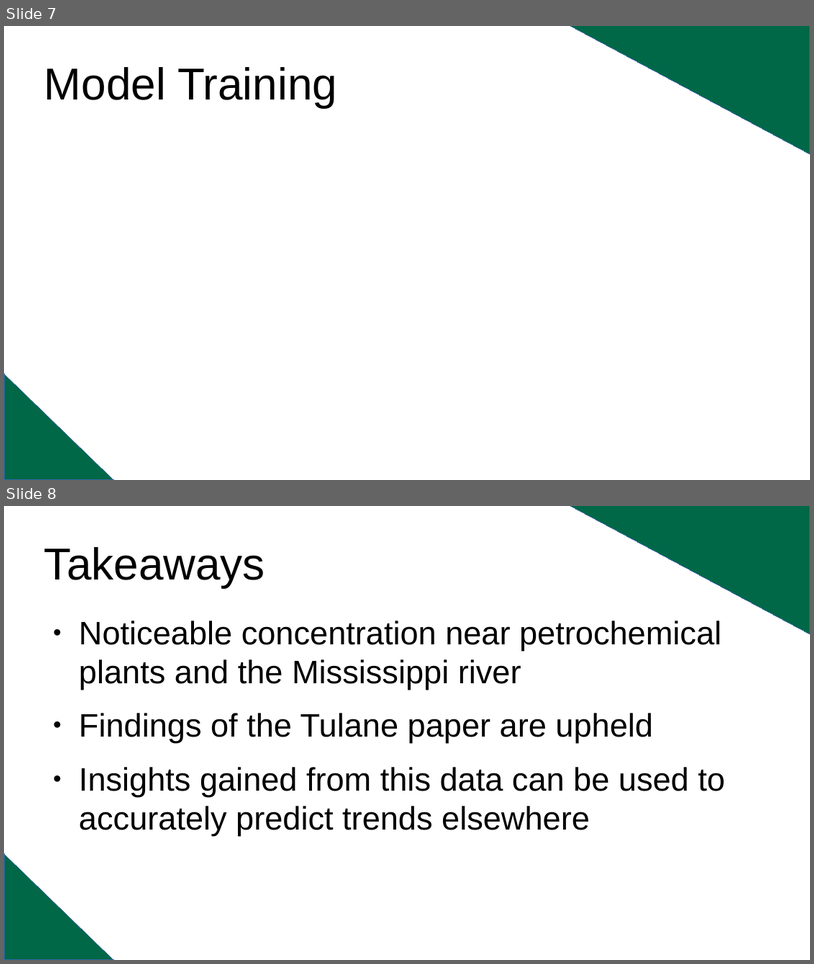
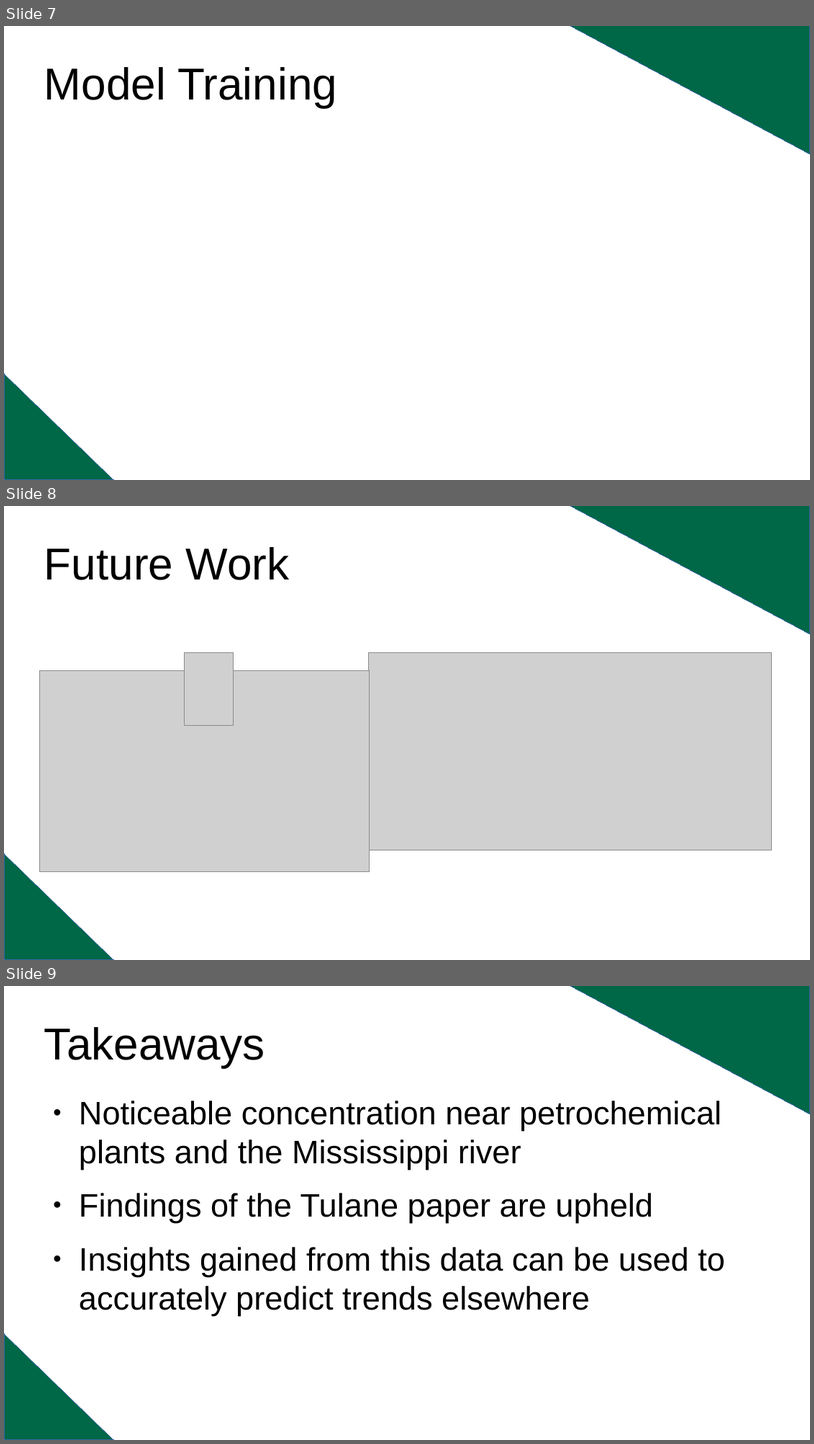
Before and after one commit to arturoAltamirano/arturoAltamirano, a slide deck: finalPresentation_arturoAltamirano.odp. Shown one above the other, each under a label of ours: slides 7 and 8 before the commit, slides 7, 8 and 9 after it. The pictures are 814x964 and 814x1444 pixels, drawn with LibreOffice and Linux fonts; fonts in the diff are those of the drawing; grey boxes stand for pictures. Boxes give left, top, right and bottom in pixels: in the first picture for what was removed or moved away, otherwise in the second. Text is boxed around its words. In the diff, an @@ line names an element or a change of style, - is before the commit and + after.

```diff
--- a/finalPresentation_arturoAltamirano.odp
+++ b/finalPresentation_arturoAltamirano.odp
@@ slide 8 added at (x1=4, y1=506, x2=810, y2=960), background #FFFFFF @@
@@ right triangle added at (x1=571, y1=506, x2=810, y2=634), fill #006747, outline #3465A4 0 pt @@
@@ title added at (x1=44, y1=547, x2=289, y2=580), 44 pt, text #000000 @@
+Future Work
@@ picture added at (x1=184, y1=652, x2=233, y2=726) @@
@@ picture added at (x1=369, y1=652, x2=772, y2=850) @@
@@ picture added at (x1=40, y1=671, x2=370, y2=872) @@
@@ right triangle added at (x1=4, y1=854, x2=113, y2=960), fill #006747, outline #3465A4 0 pt @@
@@ what was slide 8 is now slide 9 @@
```
Also in this commit, not shown: 2 other files.
